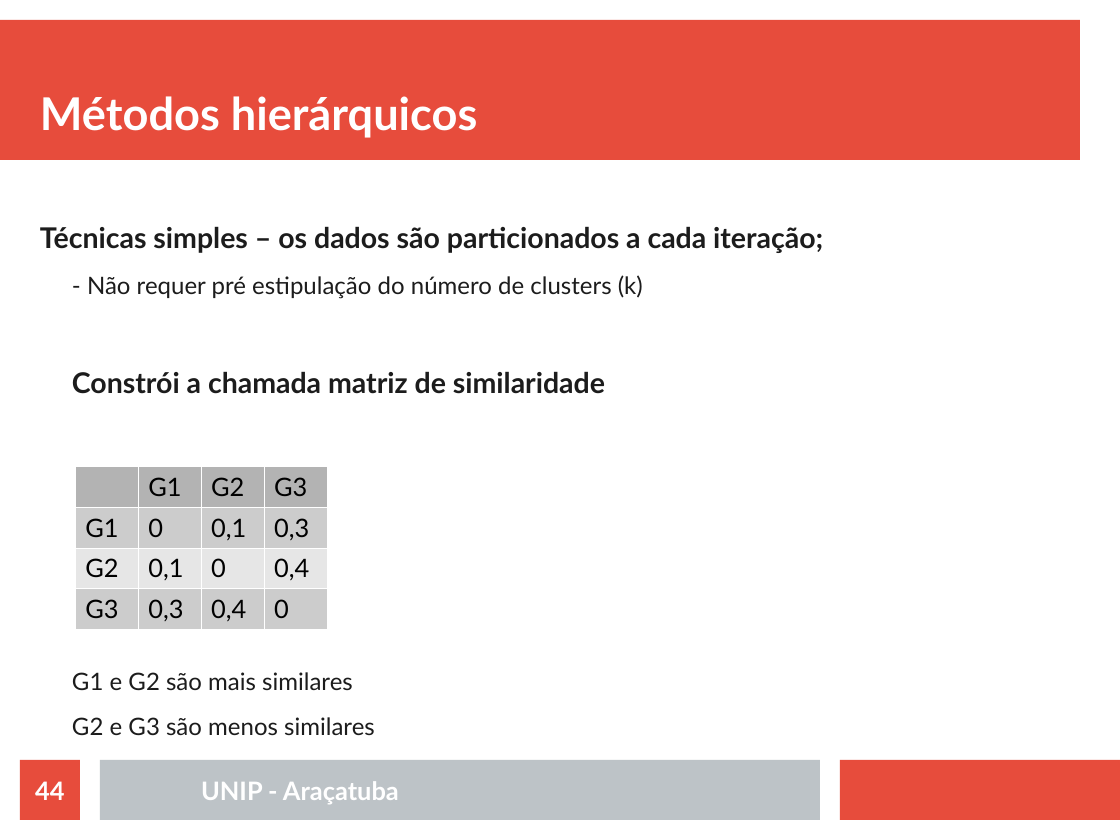
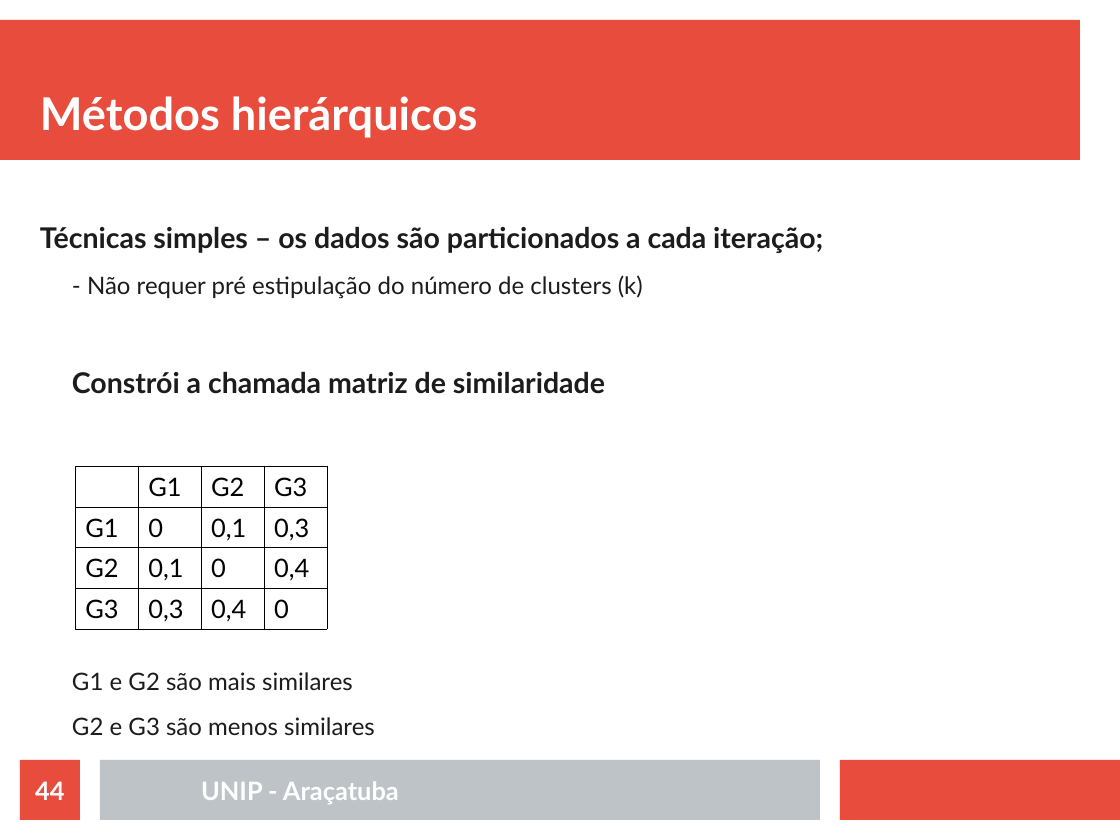
Before and after one commit to rafaelstojoao/pos-unip, a slide deck: slide 44 of [2020][modulo][Machine_Learning]/[aula]02[Agrupamento].odp. Drawn at 1120x840 pixels with LibreOffice and Linux fonts; fonts in the diff are those of the drawing. Boxes give left, top, right and bottom in pixels: in the first picture for what was removed or moved away, otherwise in the second. Text is boxed around its words. In the diff, an @@ line names an element or a change of style, - is before the commit and + after.

```diff
--- a/[2020][modulo][Machine_Learning]/[aula]02[Agrupamento].odp
+++ b/[2020][modulo][Machine_Learning]/[aula]02[Agrupamento].odp
@@ table at (x1=75, y1=466, x2=327, y2=626) @@
@@ fill #B3B3B3 to none in 3 cells @@
@@ fill #CCCCCC to none in 8 cells @@
@@ fill #E6E6E6 to none in row 3 @@
@@ borders changed @@
```
Also in this commit, not shown: 21 other slides changed, 6 slides removed, 1 other file.
